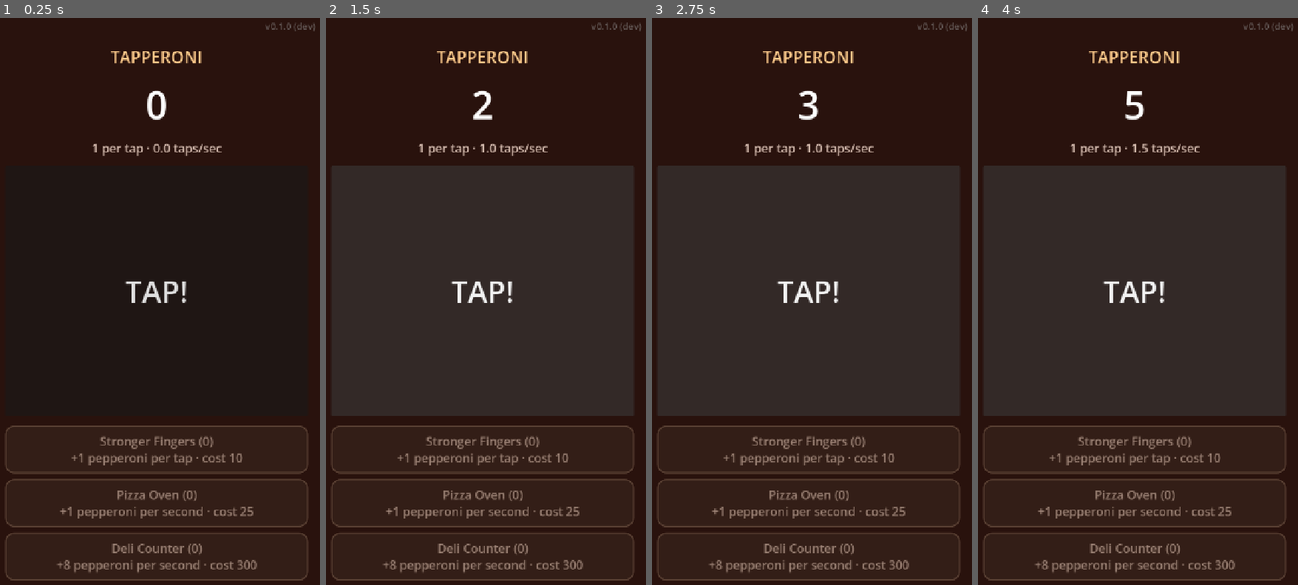
Above: before the commit, frames 1-4 (left to right).
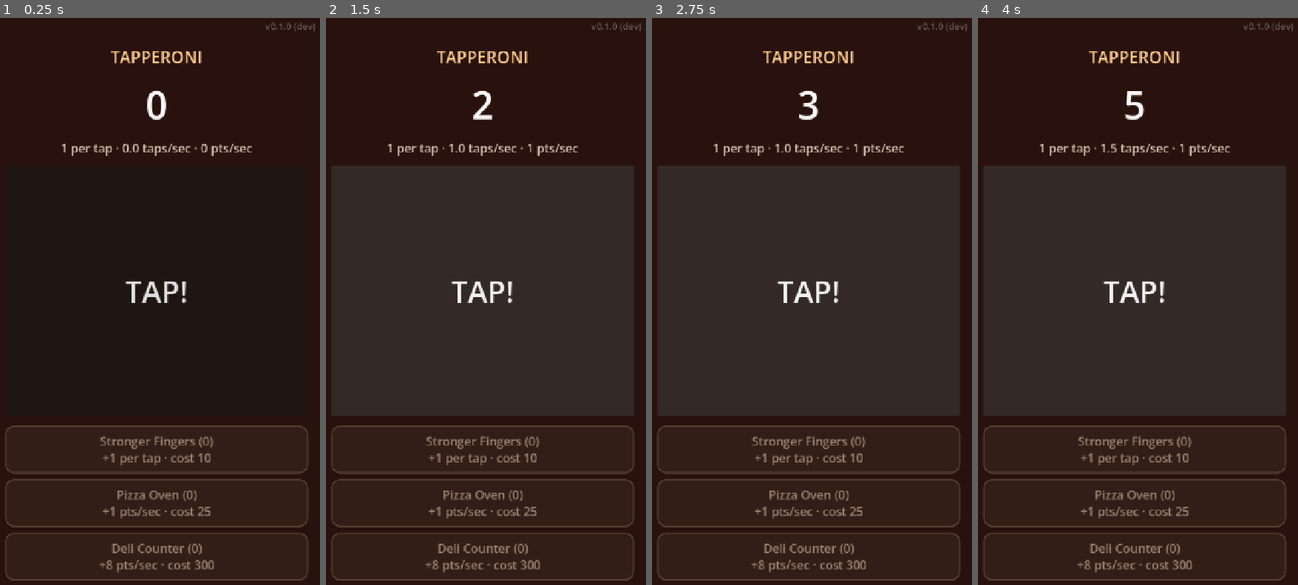
Above: after the commit, the same moments.

Repository: DukeOfEtiquette/tapperoni
Game: Godot game, scene res://scenes/main.tscn
The game is run twice, just before and just after one commit, with the same random seed, the same clock (stepped at 60 frames per second) and the same inputs.
Inputs:
- Up to frame 1 (0.25 s): no input
- Up to frame 2 (1.5 s): click "TAP!" at 0.5 s; click "TAP!" at 1.25 s
- Up to frame 3 (2.75 s): click "TAP!" at 2 s
- Up to frame 4 (4 s): tap Enter at 2.75 s; tap Space at 3.5 s

The runs differ from the first frame. In frame 1, 1.9% of the frame differs, in the area x 18-81%, y 22-98%; in frame 2, 1.9%; in frame 3, 1.9%; in frame 4, 1.9%.

Commit message:
Consistent naming and patterns; one theme; pts/sec readouts
- Naming: _on_<emitter>_<signal> for signal handlers only, full words
  (per_second, format_number), <Purpose><Type> node names with matching
  _snake_case variables, clearer hold-to-buy names, typed dictionaries and
  loop variables, uniform section headers.
- All styling moves into themes/default.tres (the project theme); nodes pick
  a look with theme_type_variation.
- Upgrade effect text is generated from per_tap / per_second, not stored.
- The save writes "save_format" (still format 1; older "version": 1 saves
  load unchanged). Remaining magic numbers become named constants.
- Rate line shows per tap, taps/sec and pts/sec (their product); upgrades'
  income and effects are worded as pts/sec too.
- bin/phone: named build paths; usage text is the header comment.
- CLAUDE.md documents the conventions.

Co-Authored-By: Claude Opus 5.5 <noreply@anthropic.com>

Diff:
--- a/project.godot
+++ b/project.godot
@@ -30,6 +30,10 @@
 window/stretch/aspect="expand"
 window/handheld/orientation=1
 
+[gui]
+
+theme/custom="res://themes/default.tres"
+
 [input_devices]
 
 pointing/emulate_touch_from_mouse=true
--- a/scenes/main.tscn
+++ b/scenes/main.tscn
@@ -11,14 +11,14 @@
 grow_vertical = 2
 script = ExtResource("1_main")
 
-[node name="Background" type="ColorRect" parent="."]
+[node name="Background" type="Panel" parent="."]
 layout_mode = 1
 anchors_preset = 15
 anchor_right = 1.0
 anchor_bottom = 1.0
 grow_horizontal = 2
 grow_vertical = 2
-color = Color(0.16, 0.07, 0.05, 1)
+theme_type_variation = &"BackgroundPanel"
 
 [node name="Margin" type="MarginContainer" parent="."]
 layout_mode = 1
@@ -38,50 +38,48 @@
 
 [node name="Title" type="Label" parent="Margin/VBox"]
 layout_mode = 2
-theme_override_colors/font_color = Color(1, 0.8, 0.55, 1)
-theme_override_font_sizes/font_size = 36
+theme_type_variation = &"HeadingLabel"
 text = "TAPPERONI"
 horizontal_alignment = 1
 
-[node name="Count" type="Label" parent="Margin/VBox"]
+[node name="CountLabel" type="Label" parent="Margin/VBox"]
 unique_name_in_owner = true
 layout_mode = 2
-theme_override_font_sizes/font_size = 84
+theme_type_variation = &"BigNumberLabel"
 text = "0"
 horizontal_alignment = 1
 
-[node name="Rate" type="Label" parent="Margin/VBox"]
+[node name="RateLabel" type="Label" parent="Margin/VBox"]
 unique_name_in_owner = true
 layout_mode = 2
-theme_override_colors/font_color = Color(0.85, 0.75, 0.7, 1)
-theme_override_font_sizes/font_size = 26
-text = "1 per tap · 0 per second"
+theme_type_variation = &"StatLabel"
+text = "1 per tap · 0.0 taps/sec · 0 pts/sec"
 horizontal_alignment = 1
 
-[node name="Away" type="Label" parent="Margin/VBox"]
+[node name="AwayLabel" type="Label" parent="Margin/VBox"]
 unique_name_in_owner = true
 visible = false
 layout_mode = 2
-theme_override_colors/font_color = Color(0.6, 0.9, 0.6, 1)
-theme_override_font_sizes/font_size = 26
+theme_type_variation = &"NoticeLabel"
 text = "While you were away: +0 pepperoni"
 horizontal_alignment = 1
 
 [node name="TapButton" type="Button" parent="Margin/VBox"]
 unique_name_in_owner = true
 layout_mode = 2
+theme_type_variation = &"BigButton"
 size_flags_vertical = 3
-theme_override_font_sizes/font_size = 64
 text = "TAP!"
 
-[node name="Upgrades" type="VBoxContainer" parent="Margin/VBox"]
+[node name="UpgradeList" type="VBoxContainer" parent="Margin/VBox"]
 unique_name_in_owner = true
 layout_mode = 2
 theme_override_constants/separation = 12
 
-[node name="Version" type="Label" parent="."]
+[node name="VersionLabel" type="Label" parent="."]
 unique_name_in_owner = true
 layout_mode = 1
+theme_type_variation = &"FinePrintLabel"
 anchors_preset = 1
 anchor_left = 1.0
 anchor_right = 1.0
@@ -90,7 +88,5 @@
 offset_right = -16.0
 offset_bottom = 46.0
 grow_horizontal = 0
-theme_override_colors/font_color = Color(0.6, 0.6, 0.6, 0.55)
-theme_override_font_sizes/font_size = 20
 text = "v0.1.0 (dev)"
 horizontal_alignment = 2
--- a/scripts/game.gd
+++ b/scripts/game.gd
@@ -5,30 +5,36 @@
 signal changed
 
 const SAVE_PATH := "user://save.json"
+const SAVE_FORMAT := 1                 ## written as "save_format"; bump it when the save's shape changes
 const SAVE_EVERY := 5.0                ## seconds between autosaves
-const OFFLINE_CAP := 8 * 3600.0        ## at most 8 hours of offline earnings
+const OFFLINE_CAP := 8 * 3600.0        ## seconds; at most 8 hours of offline earnings
 
-## Upgrades: data-driven, so adding one is one entry here.
-## cost = base_cost * cost_growth ^ owned
+## Upgrades: data-driven, so adding one is one entry here (the button text is generated from
+## per_tap / per_second). cost = base_cost * cost_growth ^ owned
 const UPGRADES := {
-	"fingers": {"name": "Stronger Fingers", "desc": "+1 pepperoni per tap",
-		"base_cost": 10.0, "cost_growth": 1.15, "per_tap": 1.0, "per_sec": 0.0},
-	"oven": {"name": "Pizza Oven", "desc": "+1 pepperoni per second",
-		"base_cost": 25.0, "cost_growth": 1.15, "per_tap": 0.0, "per_sec": 1.0},
-	"deli": {"name": "Deli Counter", "desc": "+8 pepperoni per second",
-		"base_cost": 300.0, "cost_growth": 1.17, "per_tap": 0.0, "per_sec": 8.0},
+	"fingers": {"name": "Stronger Fingers",
+		"base_cost": 10.0, "cost_growth": 1.15, "per_tap": 1.0, "per_second": 0.0},
+	"oven": {"name": "Pizza Oven",
+		"base_cost": 25.0, "cost_growth": 1.15, "per_tap": 0.0, "per_second": 1.0},
+	"deli": {"name": "Deli Counter",
+		"base_cost": 300.0, "cost_growth": 1.17, "per_tap": 0.0, "per_second": 8.0},
 }
+
+## Number suffixes for format_number(), one per factor of 1000.
+const SUFFIXES := ["", "K", "M", "B", "T", "Qa", "Qi", "Sx", "Sp", "Oc", "No", "Dc"]
 
 var pepperoni := 0.0
 var total_earned := 0.0
-var owned := {}                        ## upgrade id -> count
+var owned: Dictionary[String, int] = {}   ## upgrade id -> count
 var offline_earned := 0.0              ## set on load; the UI shows it once
 
-var _since_save := 0.0
+var _since_save := 0.0                 ## seconds since the last save
 
 
+# ---- lifecycle -------------------------------------------------------------------------------
+
 func _ready() -> void:
-	for id in UPGRADES:
+	for id: String in UPGRADES:
 		owned[id] = 0
 	load_game()
 
@@ -48,17 +54,19 @@
 		save_game()
 
 
+# ---- economy ---------------------------------------------------------------------------------
+
 func per_tap() -> float:
 	var v := 1.0
-	for id in UPGRADES:
+	for id: String in UPGRADES:
 		v += UPGRADES[id].per_tap * owned[id]
 	return v
 
 
 func per_second() -> float:
 	var v := 0.0
-	for id in UPGRADES:
-		v += UPGRADES[id].per_sec * owned[id]
+	for id: String in UPGRADES:
+		v += UPGRADES[id].per_second * owned[id]
 	return v
 
 
@@ -67,14 +75,14 @@
 	return floor(u.base_cost * pow(u.cost_growth, owned[id]))
 
 
+func can_buy(id: String) -> bool:
+	return pepperoni >= cost(id)
+
+
 func tap() -> float:
 	var gained := per_tap()
 	_earn(gained)
 	return gained
-
-
-func can_buy(id: String) -> bool:
-	return pepperoni >= cost(id)
 
 
 func buy(id: String) -> bool:
@@ -86,18 +94,28 @@
 	return true
 
 
+## Wipes all progress and saves. Nothing calls it yet (no UI for it).
+func reset() -> void:
+	pepperoni = 0.0
+	total_earned = 0.0
+	for id: String in UPGRADES:
+		owned[id] = 0
+	save_game()
+	changed.emit()
+
+
 func _earn(amount: float) -> void:
 	pepperoni += amount
 	total_earned += amount
 	changed.emit()
 
 
-# ---- saving -------------------------------------------------------------------------------
+# ---- saving ----------------------------------------------------------------------------------
 
 func save_game() -> void:
 	_since_save = 0.0
 	var data := {
-		"version": 1,
+		"save_format": SAVE_FORMAT,
 		"saved_at": Time.get_unix_time_from_system(),
 		"pepperoni": pepperoni,
 		"total_earned": total_earned,
@@ -119,10 +137,12 @@
 	if typeof(data) != TYPE_DICTIONARY:
 		push_error("save file unreadable; starting fresh")
 		return
+	# No migrations yet: every save so far is format 1. (The earliest ones say "version": 1
+	# instead of "save_format"; when format 2 comes, treat a missing "save_format" as 1.)
 	pepperoni = float(data.get("pepperoni", 0.0))
 	total_earned = float(data.get("total_earned", 0.0))
 	var saved_owned: Dictionary = data.get("owned", {})
-	for id in UPGRADES:
+	for id: String in UPGRADES:
 		owned[id] = int(saved_owned.get(id, 0))
 	# Offline progress, clamped: a clock set backwards gives 0, forwards at most OFFLINE_CAP.
 	var away := clampf(Time.get_unix_time_from_system() - float(data.get("saved_at", 0.0)), 0.0, OFFLINE_CAP)
@@ -131,23 +151,12 @@
 		_earn(offline_earned)
 
 
-func reset() -> void:
-	pepperoni = 0.0
-	total_earned = 0.0
-	for id in UPGRADES:
-		owned[id] = 0
-	save_game()
-	changed.emit()
-
-
-# ---- formatting ---------------------------------------------------------------------------
-
-const SUFFIXES := ["", "K", "M", "B", "T", "Qa", "Qi", "Sx", "Sp", "Oc", "No", "Dc"]
+# ---- formatting ------------------------------------------------------------------------------
 
 ## 1234 -> "1,234", 1234567 -> "1.23M"; beyond the suffixes, scientific notation.
 ## Note: floats lose precision past ~1e15 and overflow at ~1e308. Swap in a mantissa/exponent
 ## number type before the economy gets that big.
-static func fmt(n: float) -> String:
+static func format_number(n: float) -> String:
 	n = floor(n)
 	if n < 1e6:
 		var s := str(int(n))
--- a/scripts/main.gd
+++ b/scripts/main.gd
@@ -1,130 +1,135 @@
 extends Control
 ## Main screen: the counter, the tap button and the upgrade list (built from Game.UPGRADES).
 
-@onready var count_label: Label = %Count
-@onready var rate_label: Label = %Rate
-@onready var tap_button: Button = %TapButton
-@onready var upgrade_list: VBoxContainer = %Upgrades
-@onready var away_label: Label = %Away
-@onready var version_label: Label = %Version
+const TAP_WINDOW := 2.0            ## seconds of taps averaged for the taps/sec figure
+const HOLD_DELAY := 0.35           ## seconds held before repeat-buying starts
+const HOLD_FIRST_INTERVAL := 0.2   ## seconds between the first repeat buys...
+const HOLD_SPEEDUP := 0.8          ## ...each interval this fraction of the one before...
+const HOLD_MIN_INTERVAL := 0.05    ## ...down to this many seconds
+const AWAY_MESSAGE_DURATION := 5.0 ## seconds the "while you were away" message stays up
+const TAP_SQUASH_SCALE := 0.94     ## the tap button shrinks to this on each tap...
+const TAP_SQUASH_IN := 0.05        ## ...over this many seconds...
+const TAP_SQUASH_OUT := 0.08       ## ...and springs back over this many
 
-var _upgrade_buttons := {}   ## upgrade id -> Button
+var _upgrade_buttons: Dictionary[String, Button] = {}   ## upgrade id -> its button
+var _tap_times: Array[float] = []  ## when the recent taps happened (seconds), oldest first
+var _held_id := ""                 ## upgrade whose button is held down, "" if none
+var _until_next_buy := 0.0         ## seconds until the next repeat buy
+var _hold_interval := 0.0          ## current seconds between repeat buys
 
-const TAP_WINDOW := 2.0      ## seconds of taps averaged for the taps/sec figure
-var _tap_times: Array[float] = []
-
-const HOLD_DELAY := 0.35     ## seconds held before repeat-buying starts
-const HOLD_FIRST := 0.2      ## first repeat interval; it speeds up to HOLD_FASTEST
-const HOLD_FASTEST := 0.05
-var _held := ""              ## upgrade id being held, "" if none
-var _hold_next := 0.0        ## seconds until the next repeat buy
-var _hold_interval := 0.0
+@onready var _count_label: Label = %CountLabel
+@onready var _rate_label: Label = %RateLabel
+@onready var _away_label: Label = %AwayLabel
+@onready var _tap_button: Button = %TapButton
+@onready var _upgrade_list: VBoxContainer = %UpgradeList
+@onready var _version_label: Label = %VersionLabel
 
 
+# ---- lifecycle -------------------------------------------------------------------------------
+
 func _ready() -> void:
-	tap_button.pressed.connect(_on_tap)
-	version_label.text = _version_text()
-	for id in Game.UPGRADES:
+	_tap_button.pressed.connect(_on_tap_button_pressed)
+	_version_label.text = _version_text()
+	for id: String in Game.UPGRADES:
 		var b := Button.new()
-		b.custom_minimum_size = Vector2(0, 104)
-		b.add_theme_font_size_override("font_size", 26)
-		_style_upgrade(b)
+		b.theme_type_variation = &"UpgradeButton"
 		# Hold to keep buying: one buy on touch, then repeats while held (see _process).
-		b.button_down.connect(_hold_start.bind(id))
-		b.button_up.connect(_hold_stop)
-		upgrade_list.add_child(b)
+		b.button_down.connect(_on_upgrade_button_down.bind(id))
+		b.button_up.connect(_on_upgrade_button_up)
+		_upgrade_list.add_child(b)
 		_upgrade_buttons[id] = b
-	Game.changed.connect(_refresh)
+	Game.changed.connect(_on_game_changed)
 	if Game.offline_earned > 0.0:
-		away_label.text = "While you were away: +%s pepperoni" % Game.fmt(Game.offline_earned)
-		away_label.show()
-		get_tree().create_timer(5.0).timeout.connect(away_label.hide)
+		_away_label.text = "While you were away: +%s pepperoni" % Game.format_number(Game.offline_earned)
+		_away_label.show()
+		get_tree().create_timer(AWAY_MESSAGE_DURATION).timeout.connect(_away_label.hide)
 	_refresh()
 
 
 func _process(delta: float) -> void:
 	# Taps/sec decays to 0 when you stop, so update it every frame, not only on changes.
 	_update_rate()
-	if _held != "":
+	if _held_id != "":
 		# The button may have been disabled under the finger (can't afford): then button_up
 		# doesn't come, so stop as soon as it's no longer pressed.
-		if not _upgrade_buttons[_held].is_pressed():
-			_hold_stop()
+		if not _upgrade_buttons[_held_id].is_pressed():
+			_held_id = ""
 			return
-		_hold_next -= delta
-		if _hold_next <= 0.0:
-			_on_buy(_held)
-			_hold_interval = maxf(HOLD_FASTEST, _hold_interval * 0.8)
-			_hold_next = _hold_interval
+		_until_next_buy -= delta
+		if _until_next_buy <= 0.0:
+			_buy(_held_id)
+			_hold_interval = maxf(HOLD_MIN_INTERVAL, _hold_interval * HOLD_SPEEDUP)
+			_until_next_buy = _hold_interval
 
 
-func _hold_start(id: String) -> void:
-	_on_buy(id)
-	_held = id
-	_hold_next = HOLD_DELAY
-	_hold_interval = HOLD_FIRST
+# ---- signal handlers -------------------------------------------------------------------------
 
-
-func _hold_stop() -> void:
-	_held = ""
-
-
-func _on_tap() -> void:
+func _on_tap_button_pressed() -> void:
 	Game.tap()
 	_tap_times.append(Time.get_ticks_msec() / 1000.0)
 	# A little squash on each tap.
-	tap_button.pivot_offset = tap_button.size / 2
+	_tap_button.pivot_offset = _tap_button.size / 2
 	var t := create_tween()
-	t.tween_property(tap_button, "scale", Vector2(0.94, 0.94), 0.05)
-	t.tween_property(tap_button, "scale", Vector2.ONE, 0.08)
+	t.tween_property(_tap_button, "scale", Vector2.ONE * TAP_SQUASH_SCALE, TAP_SQUASH_IN)
+	t.tween_property(_tap_button, "scale", Vector2.ONE, TAP_SQUASH_OUT)
 
 
-func _on_buy(id: String) -> void:
+func _on_upgrade_button_down(id: String) -> void:
+	_buy(id)
+	_held_id = id
+	_until_next_buy = HOLD_DELAY
+	_hold_interval = HOLD_FIRST_INTERVAL
+
+
+func _on_upgrade_button_up() -> void:
+	_held_id = ""
+
+
+func _on_game_changed() -> void:
+	_refresh()
+
+
+# ---- helpers ---------------------------------------------------------------------------------
+
+func _buy(id: String) -> void:
 	var ok := Game.buy(id)
 	print("buy %s: %s (owned %d)" % [id, "ok" if ok else "can't afford", Game.owned[id]])
 
 
-## Upgrade buttons look like buttons: rounded, bordered, amber when affordable, dim when not.
-func _style_upgrade(b: Button) -> void:
-	var make := func(bg: Color, border: Color) -> StyleBoxFlat:
-		var s := StyleBoxFlat.new()
-		s.bg_color = bg
-		s.border_color = border
-		s.set_border_width_all(3)
-		s.set_corner_radius_all(18)
-		s.set_content_margin_all(12)
-		return s
-	b.add_theme_stylebox_override("normal", make.call(Color(0.42, 0.2, 0.08), Color(1, 0.7, 0.35)))
-	b.add_theme_stylebox_override("hover", make.call(Color(0.5, 0.25, 0.1), Color(1, 0.8, 0.45)))
-	b.add_theme_stylebox_override("pressed", make.call(Color(0.6, 0.32, 0.12), Color(1, 0.9, 0.6)))
-	b.add_theme_stylebox_override("focus", StyleBoxEmpty.new())
-	b.add_theme_stylebox_override("disabled", make.call(Color(0.2, 0.12, 0.09), Color(0.35, 0.25, 0.2)))
-	b.add_theme_color_override("font_color", Color(1, 0.95, 0.85))
-	b.add_theme_color_override("font_pressed_color", Color(1, 1, 1))
-	b.add_theme_color_override("font_hover_color", Color(1, 1, 1))
-	b.add_theme_color_override("font_disabled_color", Color(0.6, 0.5, 0.45))
-
-
 func _refresh() -> void:
-	count_label.text = Game.fmt(Game.pepperoni)
+	_count_label.text = Game.format_number(Game.pepperoni)
 	_update_rate()
-	for id in _upgrade_buttons:
+	for id: String in _upgrade_buttons:
 		var u: Dictionary = Game.UPGRADES[id]
 		var b: Button = _upgrade_buttons[id]
-		b.text = "%s (%d)\n%s · cost %s" % [u.name, Game.owned[id], u.desc, Game.fmt(Game.cost(id))]
+		b.text = "%s (%d)\n%s · cost %s" % [u.name, Game.owned[id], _upgrade_effect_text(u), Game.format_number(Game.cost(id))]
 		b.disabled = not Game.can_buy(id)
 
 
-## "N per tap · X taps/sec", plus the upgrades' passive income once there is any.
+## What one more of an upgrade gives, from its numbers, worded like the rate line: "+1 per tap"
+## and/or "+8 pts/sec".
+func _upgrade_effect_text(u: Dictionary) -> String:
+	var parts: Array[String] = []
+	if u.per_tap > 0.0:
+		parts.append("+%s per tap" % Game.format_number(u.per_tap))
+	if u.per_second > 0.0:
+		parts.append("+%s pts/sec" % Game.format_number(u.per_second))
+	return ", ".join(parts)
+
+
+## "N per tap · N.N taps/sec · N pts/sec" (pts/sec = per tap × taps/sec), plus the upgrades'
+## passive income once there is any.
 func _update_rate() -> void:
 	var now := Time.get_ticks_msec() / 1000.0
 	while not _tap_times.is_empty() and now - _tap_times[0] > TAP_WINDOW:
 		_tap_times.pop_front()
-	var taps_per_sec := _tap_times.size() / TAP_WINDOW
-	var text := "%s per tap · %.1f taps/sec" % [Game.fmt(Game.per_tap()), taps_per_sec]
+	var taps_per_second := _tap_times.size() / TAP_WINDOW
+	var per_tap := Game.per_tap()
+	var text := "%s per tap · %.1f taps/sec · %s pts/sec" % [
+		Game.format_number(per_tap), taps_per_second, Game.format_number(per_tap * taps_per_second)]
 	if Game.per_second() > 0.0:
-		text += "\n+%s per second from upgrades" % Game.fmt(Game.per_second())
-	rate_label.text = text
+		text += "\n+%s pts/sec from upgrades" % Game.format_number(Game.per_second())
+	_rate_label.text = text
 
 
 ## "v0.1.0 (build 7)" for exported builds (bin/phone writes build_stamp.txt), "(dev)" in the editor.
--- /dev/null
+++ b/themes/default.tres
@@ -0,0 +1,101 @@
+[gd_resource type="Theme" load_steps=7 format=3]
+
+[sub_resource type="StyleBoxFlat" id="StyleBoxFlat_background"]
+bg_color = Color(0.16, 0.07, 0.05, 1)
+
+[sub_resource type="StyleBoxFlat" id="StyleBoxFlat_upgrade_normal"]
+content_margin_left = 12.0
+content_margin_top = 16.0
+content_margin_right = 12.0
+content_margin_bottom = 16.0
+bg_color = Color(0.42, 0.2, 0.08, 1)
+border_width_left = 3
+border_width_top = 3
+border_width_right = 3
+border_width_bottom = 3
+border_color = Color(1, 0.7, 0.35, 1)
+corner_radius_top_left = 18
+corner_radius_top_right = 18
+corner_radius_bottom_right = 18
+corner_radius_bottom_left = 18
+
+[sub_resource type="StyleBoxFlat" id="StyleBoxFlat_upgrade_hover"]
+content_margin_left = 12.0
+content_margin_top = 16.0
+content_margin_right = 12.0
+content_margin_bottom = 16.0
+bg_color = Color(0.5, 0.25, 0.1, 1)
+border_width_left = 3
+border_width_top = 3
+border_width_right = 3
+border_width_bottom = 3
+border_color = Color(1, 0.8, 0.45, 1)
+corner_radius_top_left = 18
+corner_radius_top_right = 18
+corner_radius_bottom_right = 18
+corner_radius_bottom_left = 18
+
+[sub_resource type="StyleBoxFlat" id="StyleBoxFlat_upgrade_pressed"]
+content_margin_left = 12.0
+content_margin_top = 16.0
+content_margin_right = 12.0
+content_margin_bottom = 16.0
+bg_color = Color(0.6, 0.32, 0.12, 1)
+border_width_left = 3
+border_width_top = 3
+border_width_right = 3
+border_width_bottom = 3
+border_color = Color(1, 0.9, 0.6, 1)
+corner_radius_top_left = 18
+corner_radius_top_right = 18
+corner_radius_bottom_right = 18
+corner_radius_bottom_left = 18
+
+[sub_resource type="StyleBoxFlat" id="StyleBoxFlat_upgrade_disabled"]
+content_margin_left = 12.0
+content_margin_top = 16.0
+content_margin_right = 12.0
+content_margin_bottom = 16.0
+bg_color = Color(0.2, 0.12, 0.09, 1)
+border_width_left = 3
+border_width_top = 3
+border_width_right = 3
+border_width_bottom = 3
+border_color = Color(0.35, 0.25, 0.2, 1)
+corner_radius_top_left = 18
+corner_radius_top_right = 18
+corner_radius_bottom_right = 18
+corner_radius_bottom_left = 18
+
+[sub_resource type="StyleBoxEmpty" id="StyleBoxEmpty_focus"]
+
+[resource]
+BackgroundPanel/base_type = &"Panel"
+BackgroundPanel/styles/panel = SubResource("StyleBoxFlat_background")
+BigButton/base_type = &"Button"
+BigButton/font_sizes/font_size = 64
+BigNumberLabel/base_type = &"Label"
+BigNumberLabel/font_sizes/font_size = 84
+FinePrintLabel/base_type = &"Label"
+FinePrintLabel/colors/font_color = Color(0.6, 0.6, 0.6, 0.55)
+FinePrintLabel/font_sizes/font_size = 20
+HeadingLabel/base_type = &"Label"
+HeadingLabel/colors/font_color = Color(1, 0.8, 0.55, 1)
+HeadingLabel/font_sizes/font_size = 36
+NoticeLabel/base_type = &"Label"
+NoticeLabel/colors/font_color = Color(0.6, 0.9, 0.6, 1)
+NoticeLabel/font_sizes/font_size = 26
+StatLabel/base_type = &"Label"
+StatLabel/colors/font_color = Color(0.85, 0.75, 0.7, 1)
+StatLabel/font_sizes/font_size = 26
+UpgradeButton/base_type = &"Button"
+UpgradeButton/colors/font_color = Color(1, 0.95, 0.85, 1)
+UpgradeButton/colors/font_disabled_color = Color(0.6, 0.5, 0.45, 1)
+UpgradeButton/colors/font_hover_color = Color(1, 1, 1, 1)
+UpgradeButton/colors/font_pressed_color = Color(1, 1, 1, 1)
+UpgradeButton/font_sizes/font_size = 26
+UpgradeButton/styles/disabled = SubResource("StyleBoxFlat_upgrade_disabled")
+UpgradeButton/styles/focus = SubResource("StyleBoxEmpty_focus")
+UpgradeButton/styles/hover = SubResource("StyleBoxFlat_upgrade_hover")
+UpgradeButton/styles/normal = SubResource("StyleBoxFlat_upgrade_normal")
+UpgradeButton/styles/pressed = SubResource("StyleBoxFlat_upgrade_pressed")
Not shown, changed: CLAUDE.md
